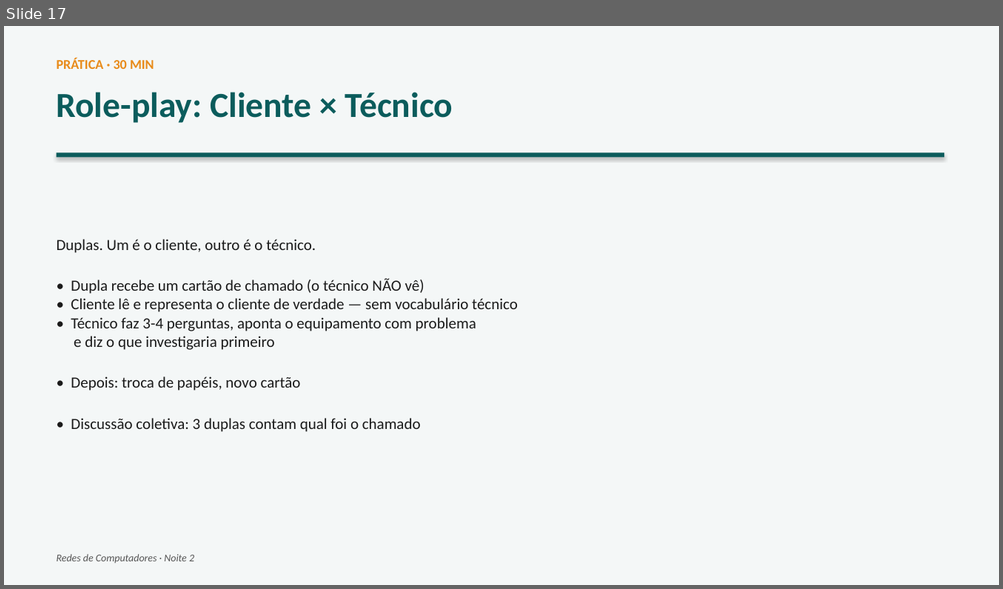
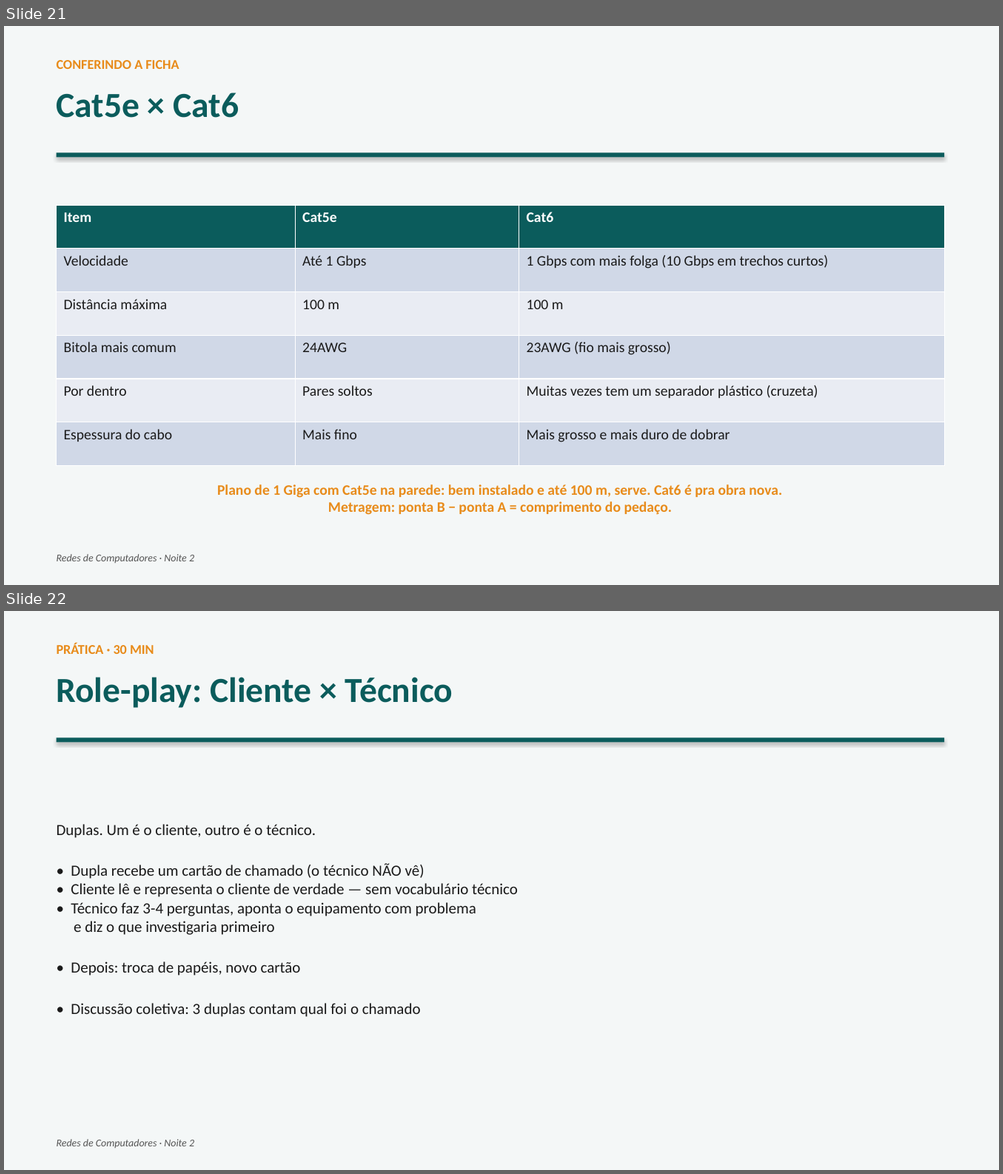
Before and after one commit to joninedel-prog/gerador_contratos, a slide deck: Aula - Redes 2 - Como a internet chega.pptx. Shown one above the other, each under a label of ours: slide 17 before the commit, slides 21 and 22 after it. The pictures are 1003x589 and 1003x1174 pixels, drawn with LibreOffice and Linux fonts; fonts in the diff are those of the drawing. Boxes give left, top, right and bottom in pixels: in the first picture for what was removed or moved away, otherwise in the second. Text is boxed around its words. In the diff, an @@ line names an element or a change of style, - is before the commit and + after.

```diff
--- a/Aula - Redes 2 - Como a internet chega.pptx
+++ b/Aula - Redes 2 - Como a internet chega.pptx
@@ slide 21 added at box(4, 26, 999, 585), background #FFFFFF @@
@@ rectangle added at box(4, 26, 999, 585), fill #F4F7F7 @@
@@ text added at box(57, 60, 179, 69), 13 pt, text #E88B1A, bold @@
+CONFERINDO A FICHA
@@ text added at box(57, 93, 239, 118), 34 pt, text #0B5C5C, bold @@
+Cat5e × Cat6
@@ rectangle added at box(57, 153, 944, 157), fill #0B5C5C @@
@@ table added at box(57, 205, 944, 466), 6 rows, 3 columns @@
+Item | Cat5e | Cat6
+Velocidade | Até 1 Gbps | 1 Gbps com mais folga (10 Gbps em trechos curtos)
+Distância máxima | 100 m | 100 m
+Bitola mais comum | 24AWG | 23AWG (fio mais grosso)
+Por dentro | Pares soltos | Muitas vezes tem um separador plástico (cruzeta)
+Espessura do cabo | Mais fino | Mais grosso e mais duro de dobrar
@@ text added at box(217, 485, 782, 515), 14 pt, text #E88B1A, bold @@
+Plano de 1 Giga com Cat5e na parede: bem instalado e até 100 m, serve. Cat6 é pra obra nova.
+Metragem: ponta B − ponta A = comprimento do pedaço.
@@ text added at box(57, 554, 194, 563), 10 pt, text #555555, italic @@
+Redes de Computadores · Noite 2
@@ what was slide 17 is now slide 22 @@
```
Also in this commit, not shown: 5 slides changed, 4 other slides added, 4 other files.
